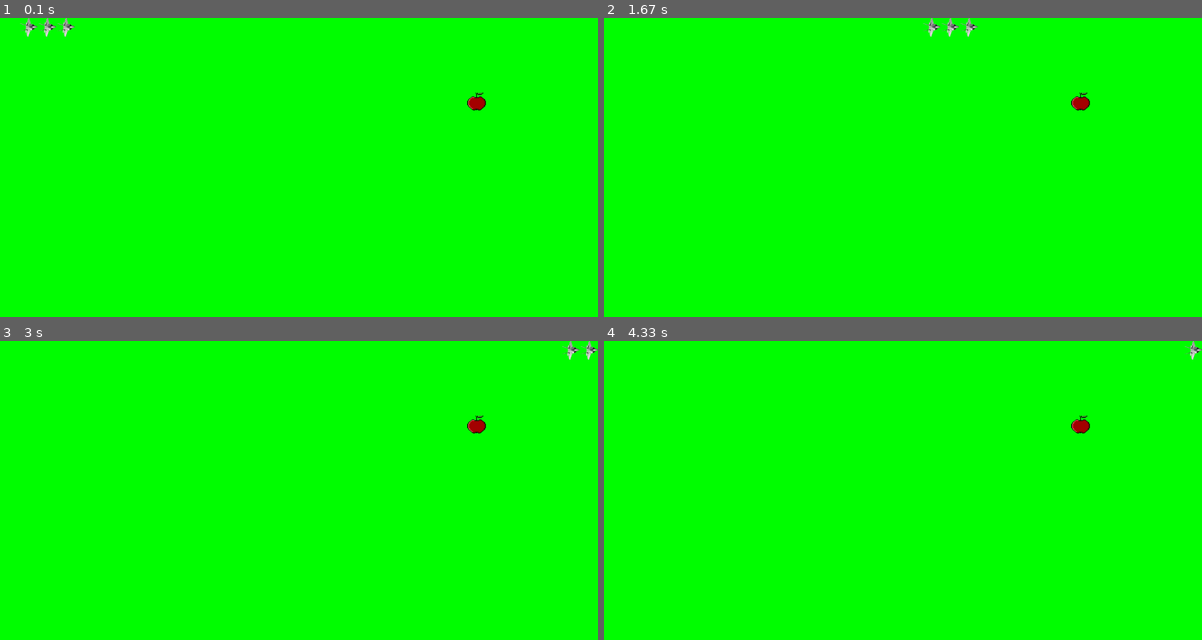
Above: before the commit, frames 1-4 (two rows, left to right).
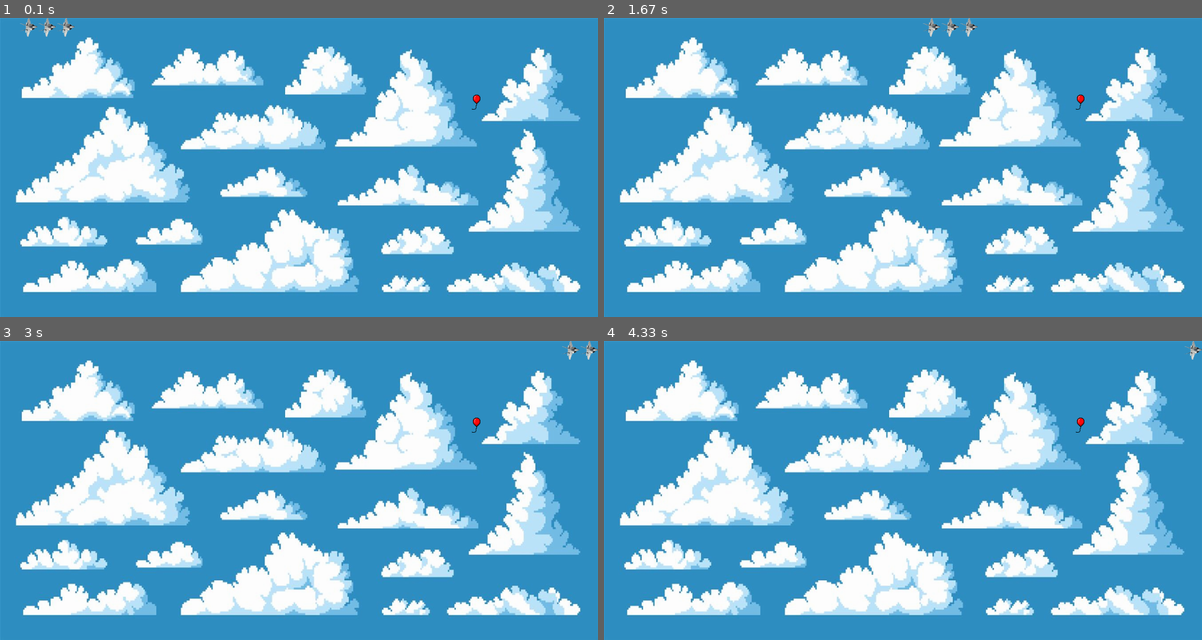
Above: after the commit, the same moments.

Repository: Kobe2525/Pygame
Game: pygame game, started from oef3.py
The game is run twice, just before and just after one commit, with the same random seed, the same clock (stepped at 60 frames per second) and the same inputs.
Inputs:
- Up to frame 1 (0.1 s): no input
- Up to frame 2 (1.67 s): no input
- Up to frame 3 (3 s): no input
- Up to frame 4 (4.33 s): no input

The runs differ from the first frame. In frame 1, 100% of the frame differs, in the area x 0-100%, y 0-100%; in frame 2, 100%; in frame 3, 100%; in frame 4, 100%.

Commit message:
Added increaasing length when capturing balloon

Diff:
--- a/oef3.py
+++ b/oef3.py
@@ -115,10 +115,13 @@
         elif self.playerState == "Left":
             self.Left()
 
-
     def RotatePlayer(self):
         self.player = pygame.transform.rotate(self.player,90*(self.playerRotateOld - self.playerRotate))
         self.playerRotateOld = self.playerRotate
+
+    def Append(self):
+        self.playerx.append(self.playerx[len(self.playerx)-1])
+        self.playery.append(self.playery[len(self.playery)-1])
 
     def CheckLocation(self):
         for i in range(0,len(self.playery),1):
@@ -133,6 +136,7 @@
 
             if (self.playerx[i] == apple.applex) and (self.playery[i] == apple.appley):
                 apple.Random()
+                self.Append()
                 print("apple eaten")
 
     def Blit(self):
@@ -162,11 +166,14 @@
 
 playerA = Player('f22gif2.gif','Dog2.jfif',Gridsize,ScreenSize)
 playerB = Player('Dog3.webp','Dog4.webp',Gridsize,ScreenSize)
-apple = Apple('apple.png',Gridsize,ScreenSize)
+apple = Apple('balloon.png',Gridsize,ScreenSize)
 player = playerA
 state = 0
 y=0
 x=0
+
+ImageBackground = pygame.image.load('wolken.jpg')
+ImageBackground = pygame.transform.scale(ImageBackground, ScreenSize)
 
 t1 = threading.Thread(target=GetJoystickAxis, args=())
 try:
@@ -204,6 +211,7 @@
                     Change()
         # Fill the screen with a color to wipe away anything from last frame
         screen.fill("Green")
+        screen.blit(ImageBackground,(0,0))
         player.MovePlayerState()
         apple.Blit()
         player.Blit()
Binary file added: balloon.png
